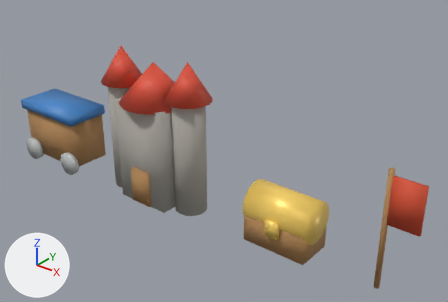
The glTF model public/game/assets/models/kurczoker-map-props.glb as it was, and as the next commit left it.
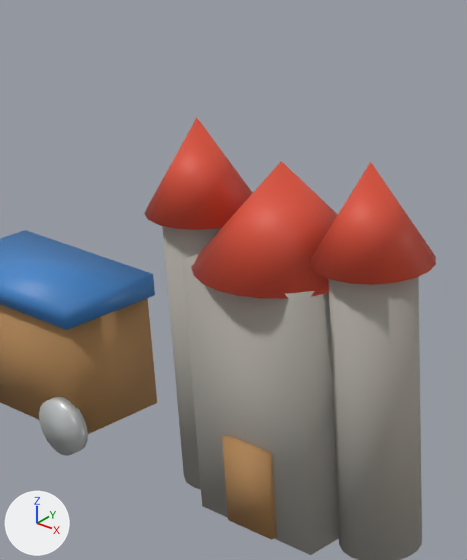
Old and new are each drawn whole from a 50 mm camera at (5.77, -5.69, 4.6) aimed at (1.06, 0.19, 0.96) and again close up on the part from 10% to 50% of the width and 0% to 71% of the height. Lighting does not change. The marker at lower left points along +X, +Y and +Z. The last two pictures show the newer version. Where no turn or scale is listed for an object, it has been applied to the vertices.

In view in the first close-up: 'castle_gate', 'castle_keep', 'castle_roof_-0.62', 'castle_roof_0.62', 'castle_roof_keep', 'castle_tower_-0.62', 'castle_tower_0.62', 'shop_awning', 'shop_wagon', 'shop_wheel_r'.
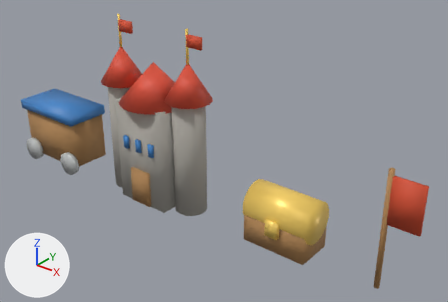
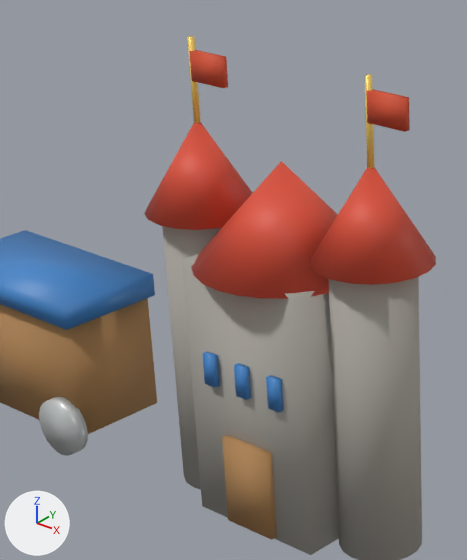
Changed parts and their boxes [x1, y1, x2, y2] in the close-ups (467 x 560 px):
'castle_flag_0.62', added (red)
    after: [367, 89, 410, 132]
'castle_flag_-0.62', added (red)
    after: [190, 50, 228, 88]
'castle_window_2', added (blue)
    after: [266, 375, 284, 412]
'castle_window_1', added (blue)
    after: [234, 363, 251, 400]
'castle_window_0', added (blue)
    after: [202, 351, 220, 388]
'castle_flag_pole_0.62', added
    after: [365, 74, 374, 168]
'castle_flag_pole_-0.62', added
    after: [187, 36, 201, 123]

Edits to the bpy script that builds the scene:
```text
Add me_cube_013:
    me_cube_013.from_pydata(...)  # a box spanning x -0.04..0.04, y -0.018..0.018, z -0.09..0.09
    me_cube_013.materials.append(mat_painted_blue_enamel_003)  # blue #3f84c8
Add me_cube_009_1:
    me_cube_009_1.from_pydata(...)  # a box spanning x -0.12..0.12, y -0.018..0.018, z -0.08..0.08
    me_cube_009_1.materials.append(mat_red_victory_banner_cloth_003)  # red #d75030
Add me_cylinder_014:
    me_cylinder_014.from_pydata(...)  # an 8-sided cylinder along z spanning x -0.018..0.018, y -0.018..0.018, z -0.24..0.24
    me_cylinder_014.materials.append(mat_ornate_game_gold_003)  # yellow #fdd669
Add ob_castle_window_2:
    ob_castle_window_2 = bpy.data.objects.new('castle_window_2', me_cube_013)
    ob_castle_window_2.location = (0.24, -0.37, 0.92)
Add ob_castle_window_1:
    ob_castle_window_1 = bpy.data.objects.new('castle_window_1', me_cube_013.copy())
    ob_castle_window_1.location = (0.0, -0.37, 0.92)
Add ob_castle_window_0:
    ob_castle_window_0 = bpy.data.objects.new('castle_window_0', me_cube_013.copy())
    ob_castle_window_0.location = (-0.24, -0.37, 0.92)
Add ob_castle_flag_0_62:
    ob_castle_flag_0_62 = bpy.data.objects.new('castle_flag_0.62', me_cube_009_1)
    ob_castle_flag_0_62.location = (0.74, 0.0, 2.44)
Add ob_castle_flag_pole_0_62:
    ob_castle_flag_pole_0_62 = bpy.data.objects.new('castle_flag_pole_0.62', me_cylinder_014)
    ob_castle_flag_pole_0_62.location = (0.62, 0.0, 2.35)
Add ob_castle_flag__0_62:
    ob_castle_flag__0_62 = bpy.data.objects.new('castle_flag_-0.62', me_cube_009_1.copy())
    ob_castle_flag__0_62.location = (-0.5, 0.0, 2.44)
Add ob_castle_flag_pole__0_62:
    ob_castle_flag_pole__0_62 = bpy.data.objects.new('castle_flag_pole_-0.62', me_cylinder_014.copy())
    ob_castle_flag_pole__0_62.location = (-0.62, 0.0, 2.35)
```
